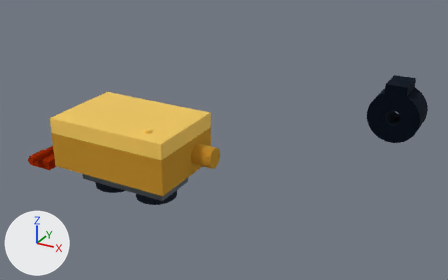
One commit to the glTF model media/model.glb: the scene before it, then after it.
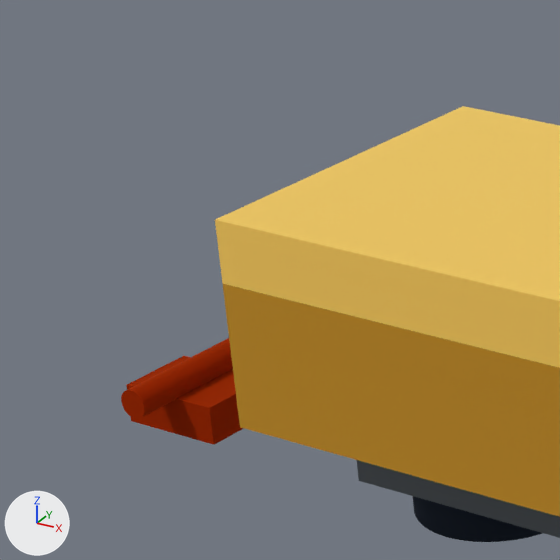
The first picture shows the older version from a camera (50 mm lens) standing at (0.203, -0.351, 0.235) and looking at (-0.026, 0.065, 0.027). The close-ups show the older and then the newer version on the part from 0% to 29% of the width and 24% to 70% of the height of that picture. Only the edits that show in the close-ups are written down. The lights are fixed; the arrows at lower left show +X, +Y and +Z. Where no turn or scale is listed for an object, it has been applied to the vertices.

In view in the first close-up: 'Aluminium sensor block', 'Enclosure base with cable glands', 'Enclosure lid with LED window', 'Pot magnets, 32 mm, pair', 'Surface temperature probe'.
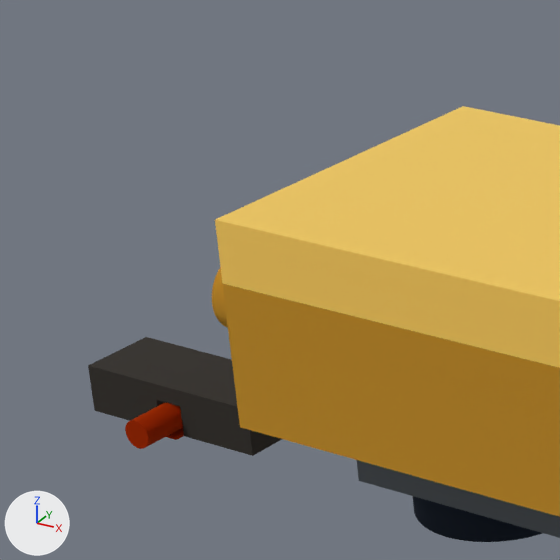
Pixel boxes [x1, y1, x2, y2] of what changed, in the close-ups (560 x 560 px):
'Mesh_22', added
    after: [88, 337, 282, 456]
'Surface temperature probe', deleted (orange)
    before: [121, 338, 244, 445]
'Mesh_16', added (orange)
    after: [125, 402, 183, 449]
'Mesh_4', added
    after: [212, 267, 228, 328]
'Mesh_15', added (mostly hidden)
    after: [166, 428, 184, 440]
'Mesh_7', unchanged, uncovered by the edit
    after: [357, 460, 560, 538]
'Aluminium sensor block', unchanged, covered by the edit
    before: [357, 460, 560, 538]

Edits to the bpy script that builds the scene:
```text
Add mat_mat_11:
    mat_mat_11 = principled_material('mat_11')
    mat_mat_11.base_color = (0.0953, 0.0865, 0.0762)  # dark grey #57534e
    mat_mat_11.metallic = 1.0
    mat_mat_11.roughness = 1.0
Add me_mesh_22:
    me_mesh_22.from_pydata(...)  # 520 vertices, 1036 faces; spans x -0.021..0.021, y -0.103..-0.087, z 0.0..0.01
    me_mesh_22.materials.append(mat_mat_11)  # dark grey #57534e
Add me_mesh_16:
    me_mesh_16.from_pydata(...)  # a 126-sided cylinder along y spanning x -0.003..0.003, y -0.017..0.017, z -0.003..0.003
    me_mesh_16.materials.append(mat_mat_8)  # orange #c2410c
Add me_mesh_15:
    me_mesh_15.from_pydata([(-0.003, -0.01, -0.0002), (-0.003, -0.01, 0.0003), (-0.003, 0.01, -0.0003), (-0.003, 0.01, 0.0002), (0.003, -0.01, -0.0002), (0.003, -0.01, 0.0003), (0.003, 0.01, -0.0003), (0.003, 0.01, 0.0002)], [], [(0, 3, 2), (1, 3, 0), (4, 6, 7), (5, 4, 7), (5, 0, 4), (5, 1, 0), (7, 6, 2), (7, 2, 3), (2, 4, 0), (6, 4, 2), (3, 1, 5), (7, 3, 5)])
    me_mesh_15.materials.append(mat_mat_8)  # orange #c2410c
Add me_mesh_4:
    me_mesh_4.from_pydata(...)  # 780 vertices, 1556 faces; spans x -0.067..-0.042, y -0.0217..-0.0043, z 0.031..0.046
    me_mesh_4.materials.append(mat_mat_1)  # yellow #e0b84a
Remove ob_surface_temperature_probe:
    ob_surface_temperature_probe = bpy.data.objects.new('Surface temperature probe', me_surface_temperature_probe)
    ob_surface_temperature_probe.location = (-0.165, 0.0, 0.0)
Add ob_mesh_22:
    ob_mesh_22 = bpy.data.objects.new('Mesh_22', me_mesh_22)
    ob_mesh_22.location = (-0.165, 0.095, 0.0)
Add ob_mesh_16:
    ob_mesh_16 = bpy.data.objects.new('Mesh_16', me_mesh_16)
    ob_mesh_16.location = (-0.165, 0.0, 0.0035)
Add ob_mesh_15:
    ob_mesh_15 = bpy.data.objects.new('Mesh_15', me_mesh_15)
    ob_mesh_15.location = (-0.165, 0.0, 0.0003)
Add ob_mesh_4:
    ob_mesh_4 = bpy.data.objects.new('Mesh_4', me_mesh_4)
    ob_mesh_4.location = (-0.07, 0.0, 0.0)
```
